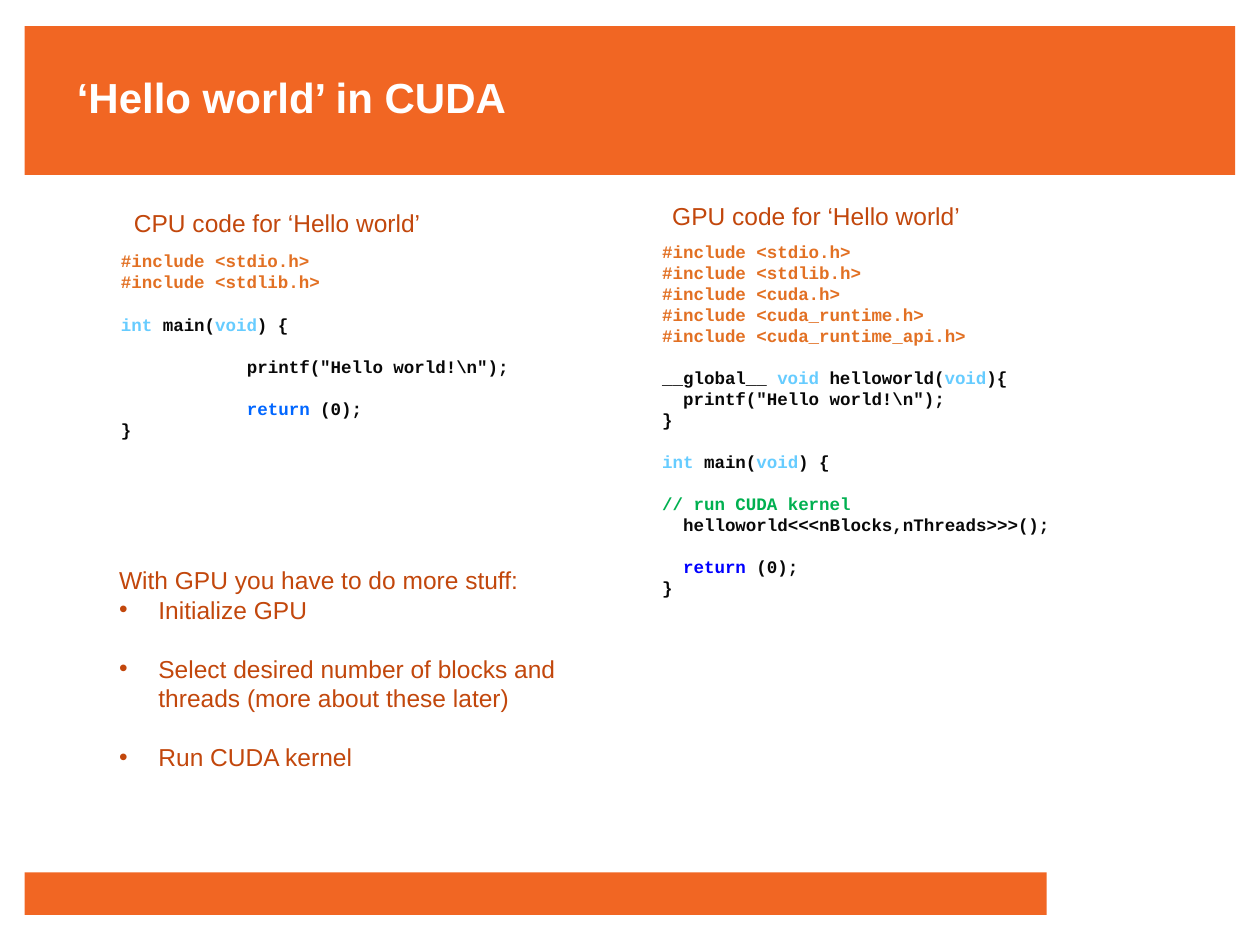
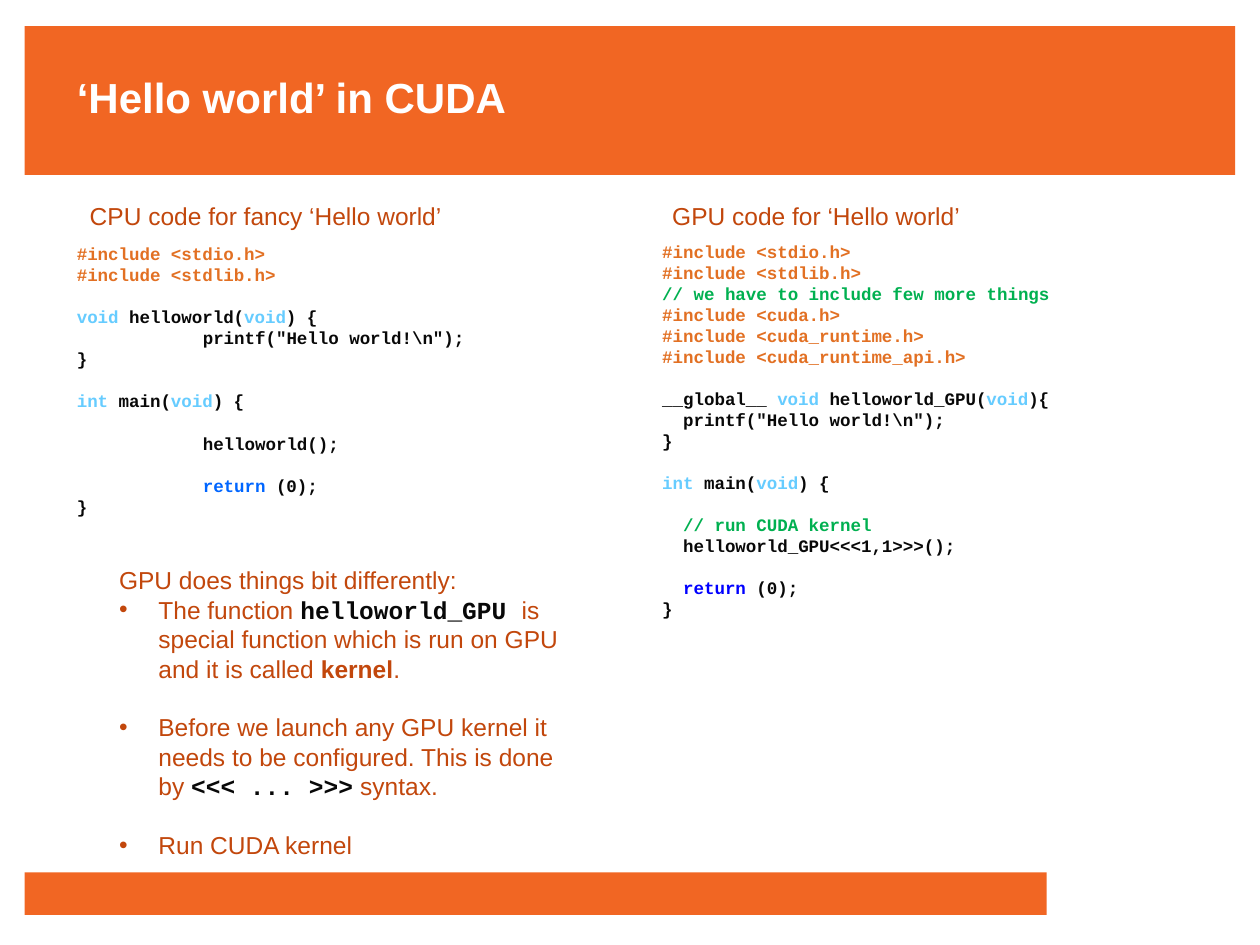
Before and after one commit to francisjudd/CWM-HPC, a slide deck: slide 7 of Lectures/pptx/7_Lecture_seven.pptx. Drawn at 1260x945 pixels with LibreOffice and Linux fonts; fonts in the diff are those of the drawing; background and template pictures are left out. Boxes give left, top, right and bottom in pixels: in the first picture for what was removed or moved away, otherwise in the second. Text is boxed around its words. In the diff, an @@ line names an element or a change of style, - is before the commit and + after.

```diff
--- a/Lectures/pptx/7_Lecture_seven.pptx
+++ b/Lectures/pptx/7_Lecture_seven.pptx
@@ text at [90, 207, 441, 230]: text changed @@
-CPU code for ‘Hello world’
+CPU code for fancy ‘Hello world’
@@ text "#include <stdio.h>": place and size @@
-text "#include <stdio.h>" at [121, 255, 508, 419]
+text "#include <stdio.h>" at [77, 248, 464, 411]
@@ text at [694, 288, 1050, 304]: paragraph added @@
+// we have to include few more things
@@ text at [77, 311, 464, 348]: paragraphs added @@
+void helloworld(void) {
+printf("Hello world!\n");
+}
@@ text at [247, 361, 508, 377]: text changed @@
-printf("Hello world!\n");
+helloworld();
@@ text at [662, 393, 1050, 409]: text changed @@
-__global__ void helloworld(void){
+__global__ void helloworld_GPU(void){
@@ text at [683, 540, 955, 556]: text changed @@
-helloworld<<<nBlocks,nThreads>>>();
+helloworld_GPU<<<1,1>>>();
@@ text at [119, 571, 558, 800]: text changed @@
-With GPU you have to do more stuff:
-• Initialize GPU
-• Select desired number of blocks and threads (more about these later)
+GPU does things bit differently:
+• The function helloworld_GPU is special function which is run on GPU and it is called kernel.
+• Before we launch any GPU kernel it needs to be configured. This is done by <<< ... >>> syntax.
```
Also in this commit, not shown: 10 other slides changed, 6 slides added, 12 other files.
